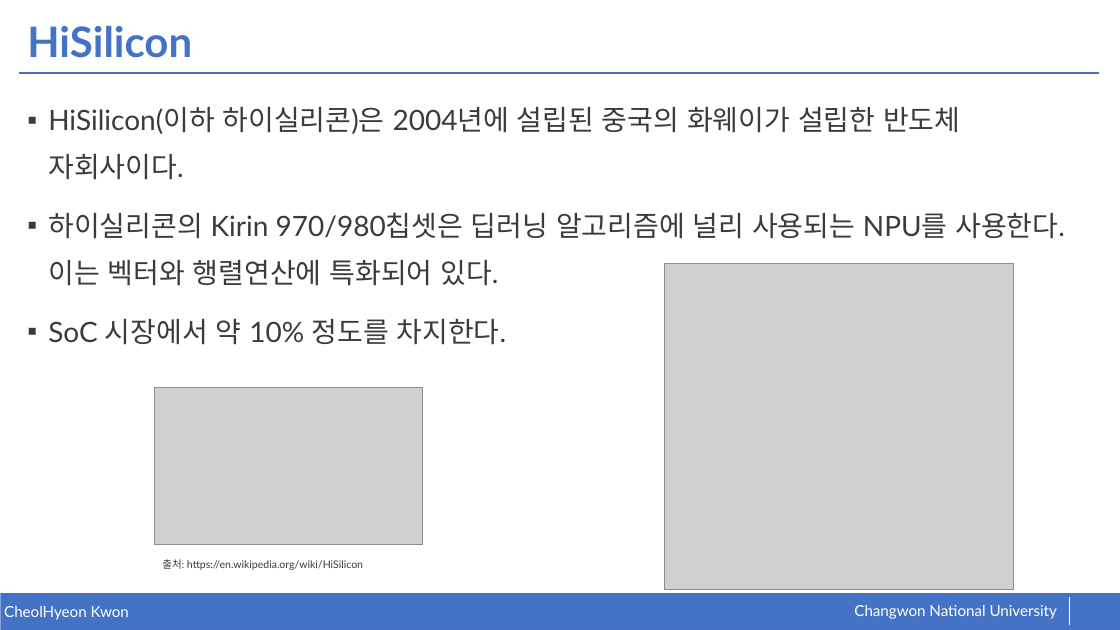
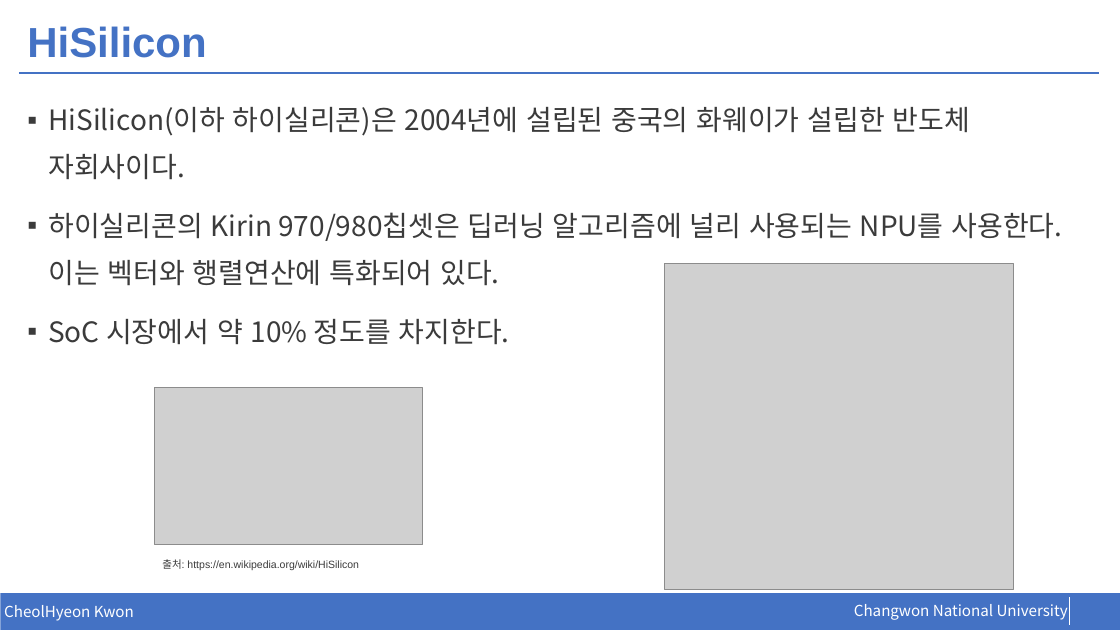
Before and after one commit to kkcchh9999/Studied_in_NOSLab, a slide deck: slide 11 of presentation/AI Benchmark.pptx. Drawn at 1120x630 pixels with LibreOffice and Linux fonts; fonts in the diff are those of the drawing; grey boxes stand for pictures. Boxes give left, top, right and bottom in pixels: in the first picture for what was removed or moved away, otherwise in the second. Text is boxed around its words. In the diff, an @@ line names an element or a change of style, - is before the commit and + after.

```diff
--- a/presentation/AI Benchmark.pptx
+++ b/presentation/AI Benchmark.pptx
@@ title "HiSilicon" at (27, 26, 206, 58): font Lato to Arial @@
@@ text "출처: https://en.wikipedia.org/wiki/HiSilicon" at (162, 559, 359, 570): font Lato to Arial @@
@@ font Lato to Noto Sans CJK KR in 3 elements at (48, 107, 1063, 345), (854, 604, 1068, 620), (4, 605, 134, 621) @@
```
Also in this commit, not shown: 13 other slides changed, 19 slides added.
